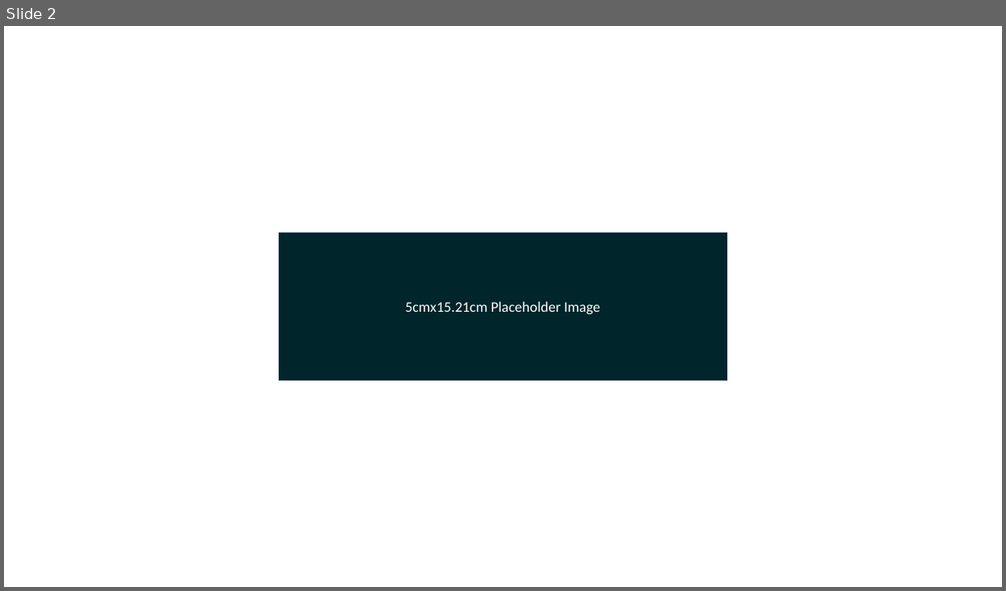
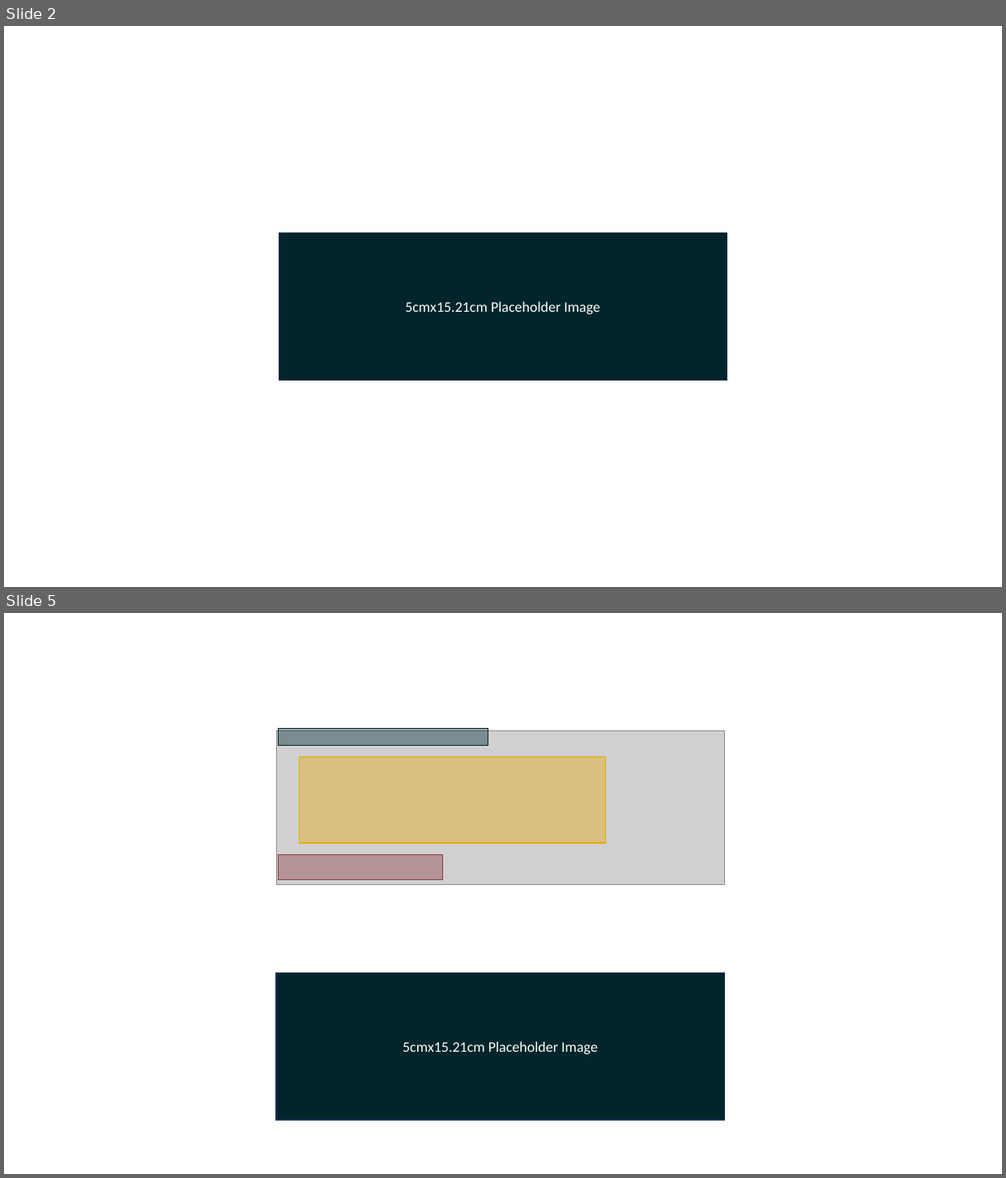
Before and after one commit to add-am/website, a slide deck: images/listing_images.pptx. Shown one above the other, each under a label of ours: slide 2 before the commit, slides 2 and 5 after it; the slides between them are not shown. The pictures are 1006x591 and 1006x1178 pixels, drawn with LibreOffice and Linux fonts; fonts in the diff are those of the drawing; grey boxes stand for pictures. Boxes give left, top, right and bottom in pixels: in the first picture for what was removed or moved away, otherwise in the second. Text is boxed around its words. In the diff, an @@ line names an element or a change of style, - is before the commit and + after.

```diff
--- a/images/listing_images.pptx
+++ b/images/listing_images.pptx
@@ slide 5 added at (4, 613, 1002, 1174), background #FFFFFF @@
@@ group added at (276, 728, 725, 885): 3 rectangles, 1 picture @@
@@ rectangle added at (276, 973, 725, 1121), fill #00252A, outline #1E3256 1 pt, 14 pt, text #FFFFFF @@
+5cmx15.21cm Placeholder Image
```
Also in this commit, not shown: 2 slides changed, 21 other files.
